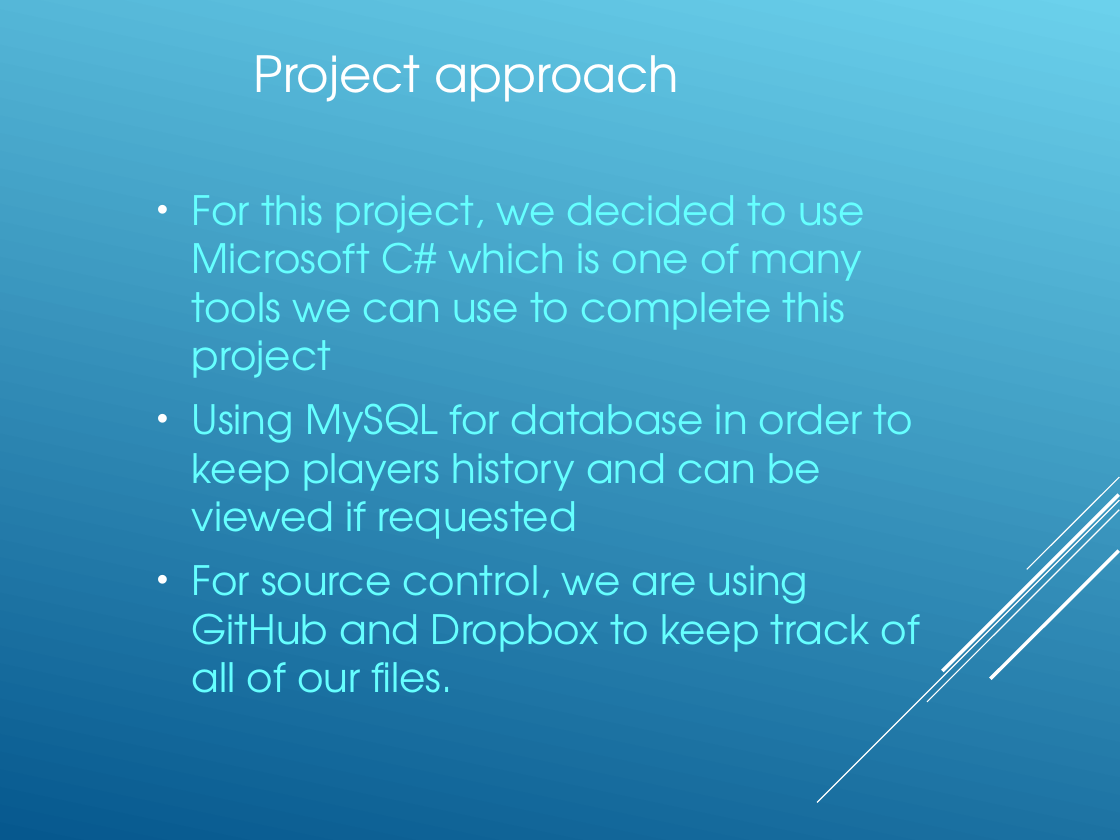
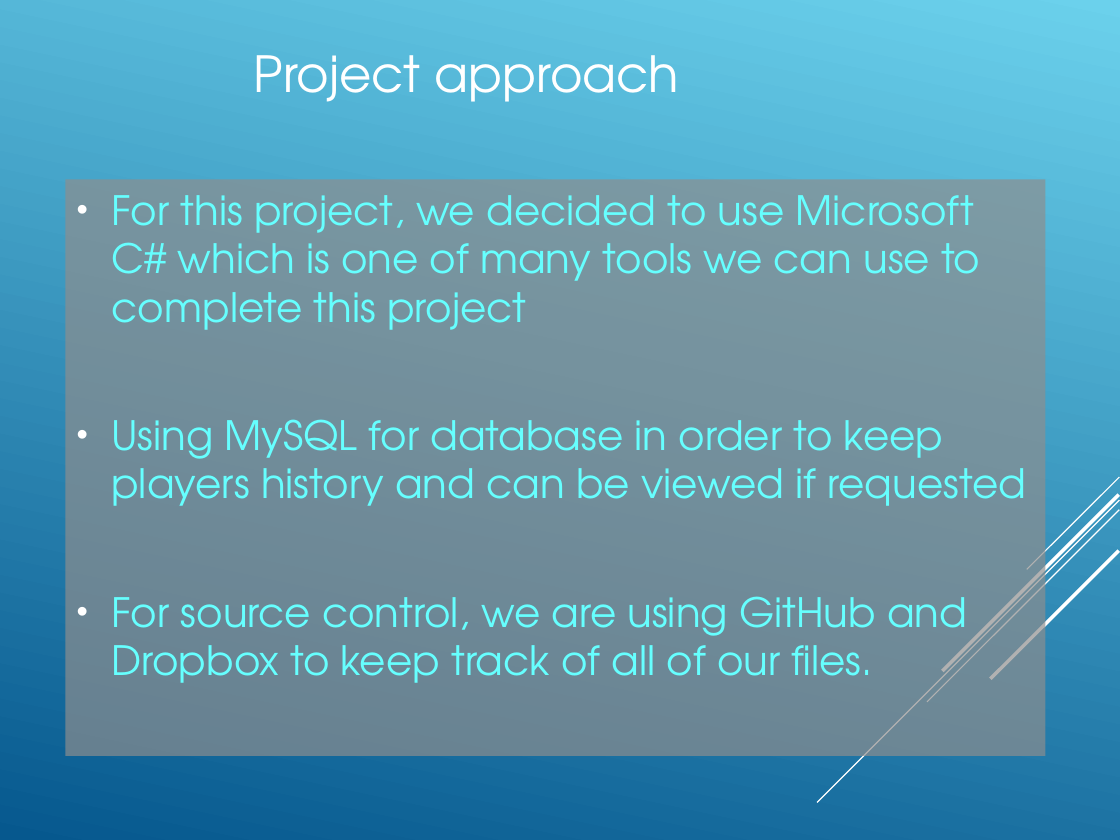
Before and after one commit to Amatarasu/A-Team, a slide deck: slide 5 of Power.Point.Presentation-bk.ppt. Drawn at 1120x840 pixels with LibreOffice and Linux fonts; fonts in the diff are those of the drawing. Boxes give left, top, right and bottom in pixels: in the first picture for what was removed or moved away, otherwise in the second. Text is boxed around its words. In the diff, an @@ line names an element or a change of style, - is before the commit and + after.

Commit message:
Fixed some formatting stuff on the powerpoint, its easier on the eyes and the formating was messy

```diff
--- a/Power.Point.Presentation-bk.ppt
+++ b/Power.Point.Presentation-bk.ppt
@@ background gradient #6BD1EC to #06588E to gradient #06588E to #6BD1EC @@
@@ rectangle "For this project, we decided ...": place and size @@
-rectangle "For this project, we decided ..." at [192,195,920,652]
+rectangle "For this project, we decided ..." at [65,179,1045,756]
@@ rectangle "For this project, we decided ..." at [65,179,1045,756]: fill none to #8E8E8E at 69% opacity @@
```
Also in this commit, not shown: 34 other slides changed.
